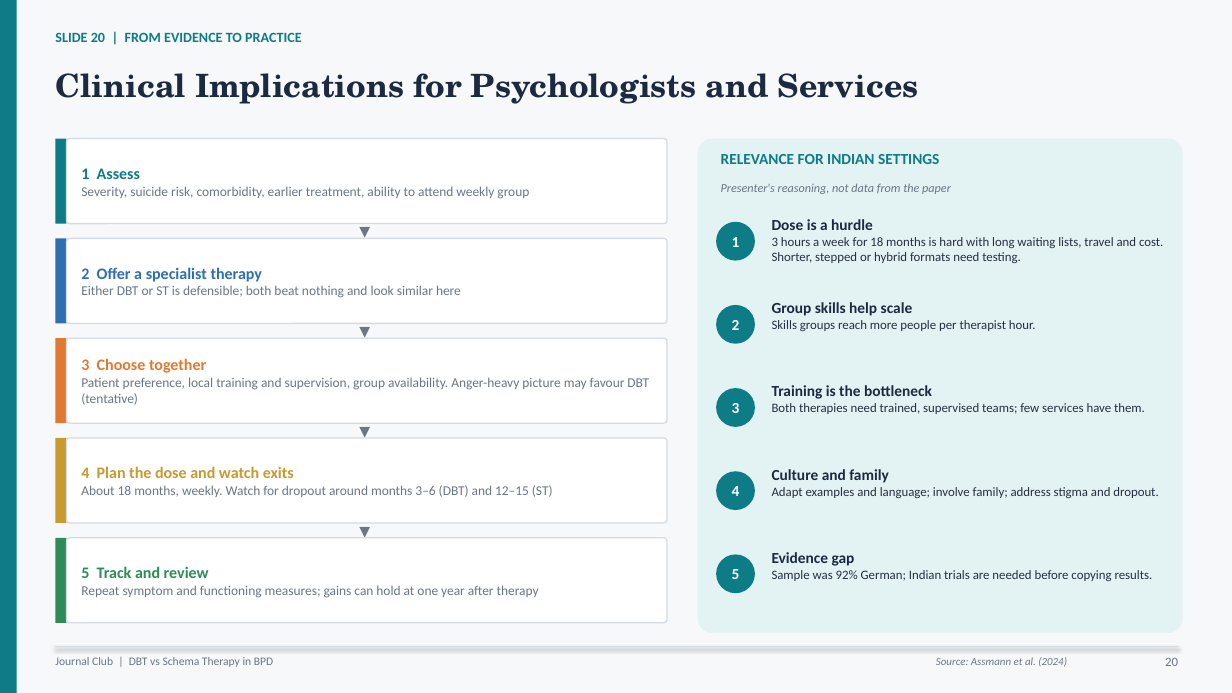
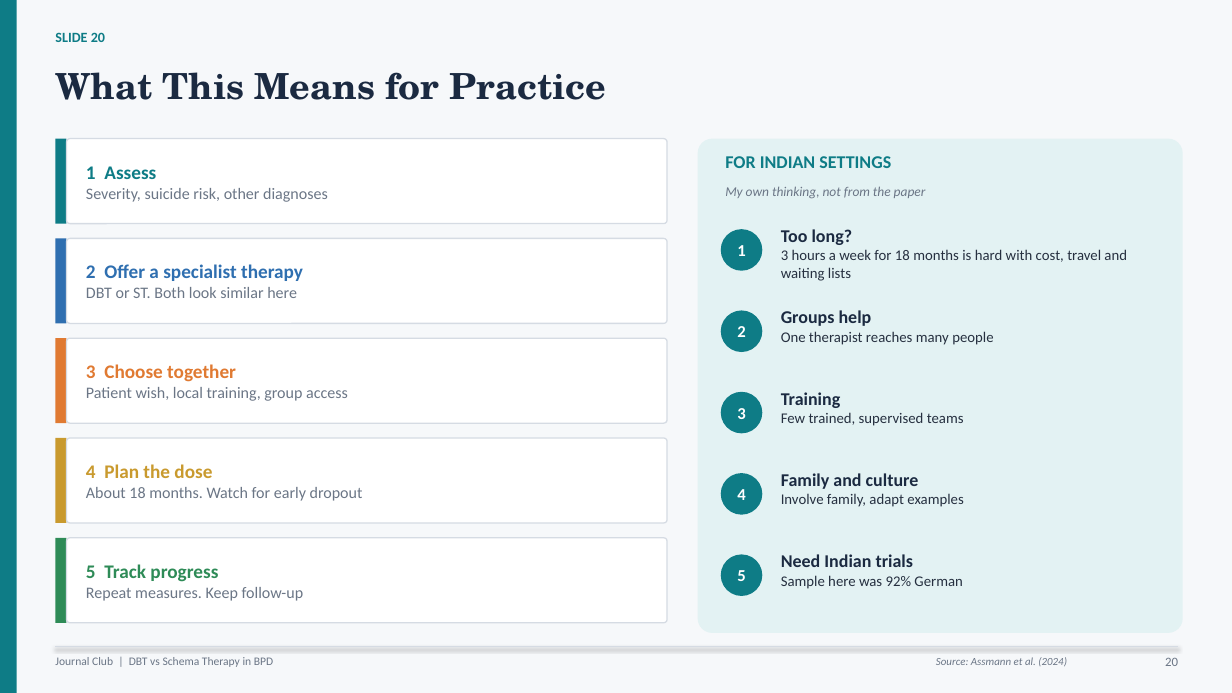
Before and after one commit to tejasdangodra786-byte/Dango-kiro, a slide deck: slide 20 of DBT_vs_Schema_Therapy_BPD_JournalClub.pptx. Drawn at 1232x693 pixels with LibreOffice and Linux fonts; fonts in the diff are those of the drawing. Boxes give left, top, right and bottom in pixels: in the first picture for what was removed or moved away, otherwise in the second. Text is boxed around its words. In the diff, an @@ line names an element or a change of style, - is before the commit and + after.

Commit message:
Rewrite journal club deck in simpler language with fewer words per slide

```diff
--- a/DBT_vs_Schema_Therapy_BPD_JournalClub.pptx
+++ b/DBT_vs_Schema_Therapy_BPD_JournalClub.pptx
@@ text at (x1=55, y1=32, x2=105, y2=42): text changed @@
-SLIDE 20 | FROM EVIDENCE TO PRACTICE
+SLIDE 20
@@ text at (x1=55, y1=72, x2=607, y2=100): text changed; size 25 to 28 pt @@
-Clinical Implications for Psychologists and Services
+What This Means for Practice
@@ text in rounded rectangle at (x1=86, y1=166, x2=156, y2=179): size 12.5 to 15 pt in "1 Assess" @@
@@ text at (x1=725, y1=156, x2=891, y2=168): text changed; size 12 to 14 pt @@
-RELEVANCE FOR INDIAN SETTINGS
+FOR INDIAN SETTINGS
@@ text in rounded rectangle at (x1=86, y1=188, x2=328, y2=202): text changed; size 10.5 to 12.5 pt @@
-Severity, suicide risk, comorbidity, earlier treatment, ability to attend weekly group
+Severity, suicide risk, other diagnoses
@@ text at (x1=725, y1=186, x2=926, y2=198): text changed; size 9.5 to 10.5 pt @@
-Presenter's reasoning, not data from the paper
+My own thinking, not from the paper
@@ text removed at (x1=342, y1=220, x2=388, y2=243) @@
-▼
@@ size 12 to 13 pt in 5 elements at (x1=721, y1=555, x2=762, y2=596), (x1=721, y1=473, x2=762, y2=515), (x1=721, y1=392, x2=762, y2=433), (x1=721, y1=311, x2=762, y2=352), (x1=721, y1=229, x2=762, y2=271) @@
@@ 3 ellipses moved together from (x1=716, y1=222, x2=755, y2=427) to (x1=721, y1=229, x2=762, y2=433) @@
@@ text at (x1=781, y1=229, x2=1127, y2=281): text changed; size 10 to 11.5 pt @@
-Dose is a hurdle
-3 hours a week for 18 months is hard with long waiting lists, travel and cost. Shorter, stepped or hybrid formats need testing.
+Too long?
+3 hours a week for 18 months is hard with cost, travel and waiting lists
@@ text in rounded rectangle at (x1=86, y1=264, x2=303, y2=281): size 12.5 to 15 pt in "2 Offer a specialist therapy" @@
@@ text in rounded rectangle at (x1=86, y1=287, x2=297, y2=298): text changed; size 10.5 to 12.5 pt @@
-Either DBT or ST is defensible; both beat nothing and look similar here
+DBT or ST. Both look similar here
@@ text removed at (x1=342, y1=320, x2=388, y2=343) @@
-▼
@@ text at (x1=781, y1=310, x2=993, y2=345): text changed; size 10 to 11.5 pt @@
-Group skills help scale
-Skills groups reach more people per therapist hour.
+Groups help
+One therapist reaches many people
@@ text in rounded rectangle at (x1=86, y1=387, x2=348, y2=401): text changed; size 10.5 to 12.5 pt @@
-Patient preference, local training and supervision, group availability. Anger-heavy picture may favour DBT (tentative)
+Patient wish, local training, group access
@@ text in rounded rectangle at (x1=86, y1=364, x2=236, y2=382): size 12.5 to 15 pt in "3 Choose together" @@
@@ text at (x1=781, y1=392, x2=964, y2=426): text changed; size 10 to 11.5 pt @@
-Training is the bottleneck
-Both therapies need trained, supervised teams; few services have them.
+Training
+Few trained, supervised teams
@@ text removed at (x1=342, y1=420, x2=388, y2=443) @@
-▼
@@ text in rounded rectangle at (x1=86, y1=464, x2=363, y2=501): text changed; size 10.5 to 12.5 pt @@
-4 Plan the dose and watch exits
-About 18 months, weekly. Watch for dropout around months 3–6 (DBT) and 12–15 (ST)
+4 Plan the dose
+About 18 months. Watch for early dropout
@@ ellipse "4" moved from (x1=716, y1=471, x2=755, y2=510) to (x1=721, y1=473, x2=762, y2=515) @@
@@ text at (x1=781, y1=473, x2=963, y2=507): text changed; size 10 to 11.5 pt @@
-Culture and family
-Adapt examples and language; involve family; address stigma and dropout.
+Family and culture
+Involve family, adapt examples
@@ text removed at (x1=342, y1=519, x2=388, y2=543) @@
-▼
@@ text in rounded rectangle at (x1=86, y1=564, x2=304, y2=601): text changed; size 10.5 to 12.5 pt @@
-5 Track and review
-Repeat symptom and functioning measures; gains can hold at one year after therapy
+5 Track progress
+Repeat measures. Keep follow-up
@@ ellipse "5" moved from (x1=716, y1=555, x2=755, y2=593) to (x1=721, y1=555, x2=762, y2=596) @@
@@ text at (x1=781, y1=554, x2=962, y2=589): text changed; size 10 to 11.5 pt @@
-Evidence gap
-Sample was 92% German; Indian trials are needed before copying results.
+Need Indian trials
+Sample here was 92% German
```
Also in this commit, not shown: 35 other slides changed.
